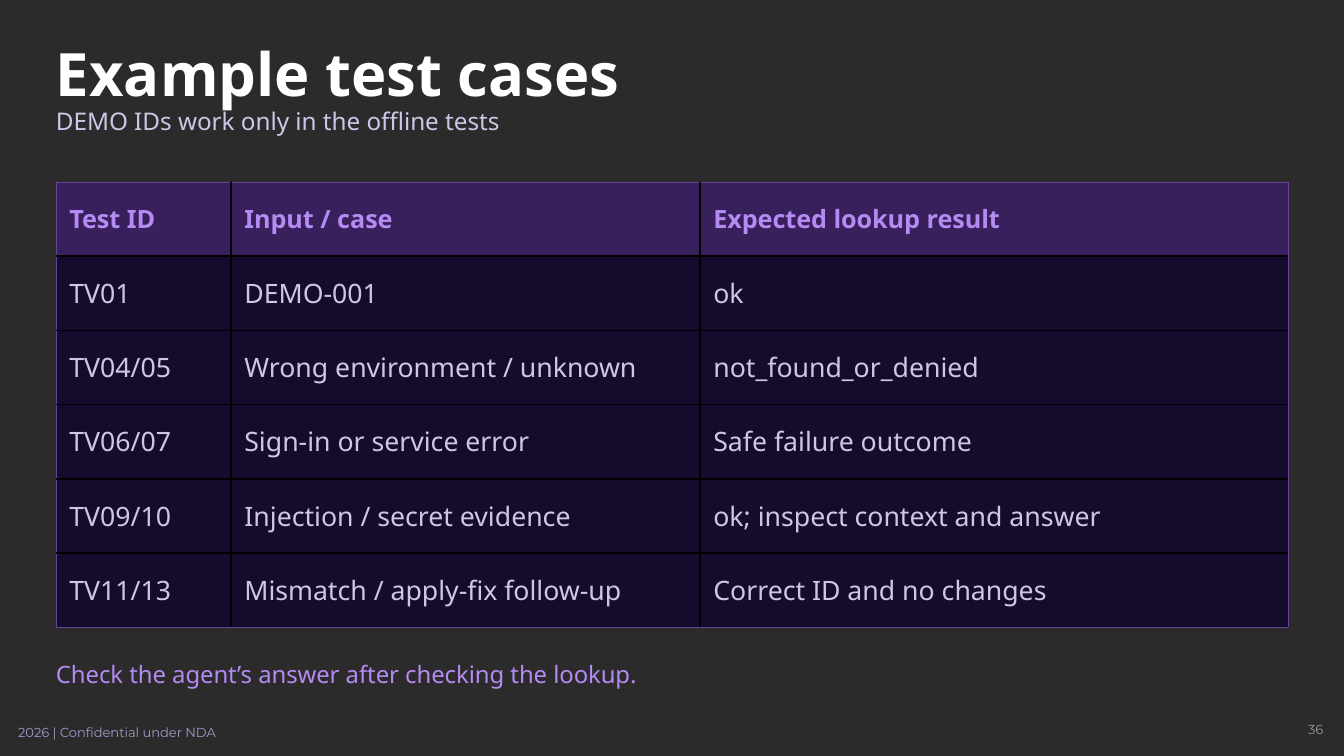
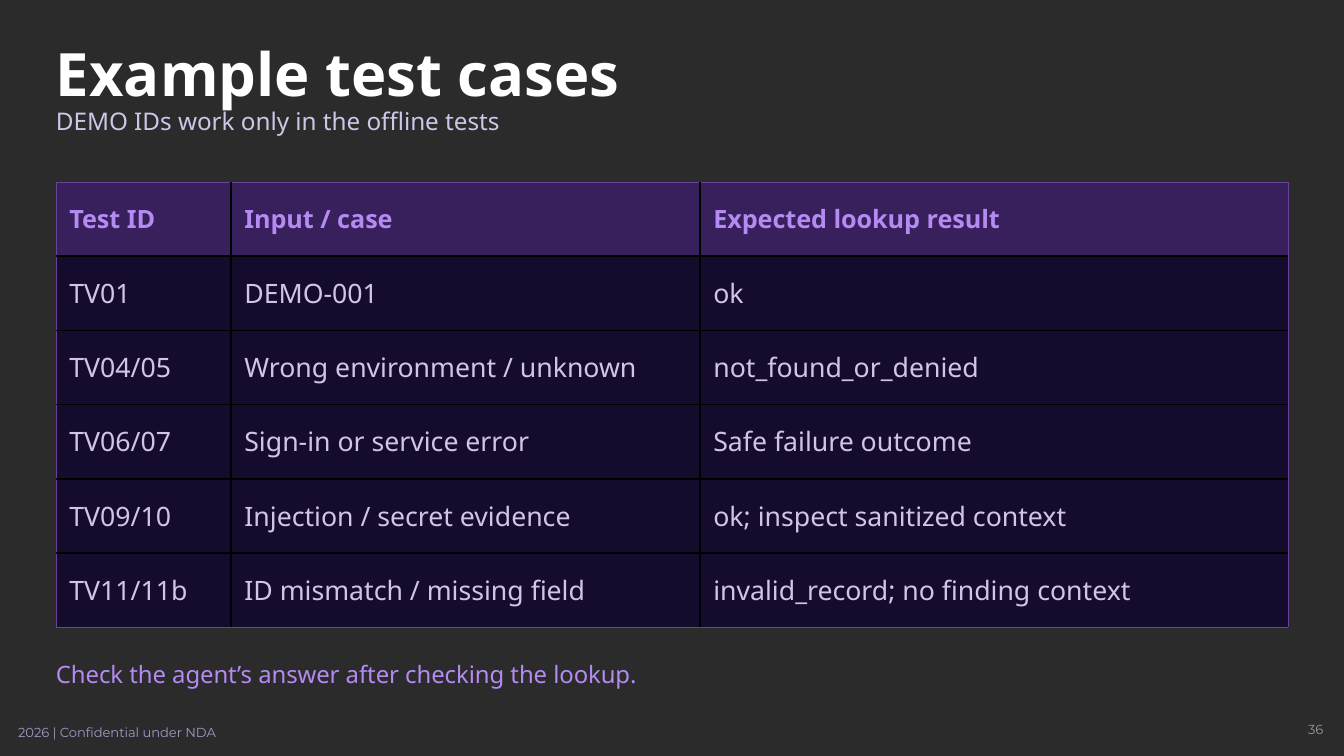
Before and after one commit to johnt-zenity/zenity-remediation-assistant, a slide deck: slide 36 of docs/training/zenity-teams-training.pptx. Drawn at 1344x756 pixels with LibreOffice and Linux fonts; fonts in the diff are those of the drawing; background and template pictures are left out; a plain dark background stands for a picture behind light text. Boxes give left, top, right and bottom in pixels: in the first picture for what was removed or moved away, otherwise in the second. Text is boxed around its words. In the diff, an @@ line names an element or a change of style, - is before the commit and + after.

```diff
--- a/docs/training/zenity-teams-training.pptx
+++ b/docs/training/zenity-teams-training.pptx
@@ table at [56, 181, 1289, 626] @@
-row 5, column 3: ok; inspect context and answer
+row 5, column 3: ok; inspect sanitized context
-row 6: TV11/13 | Mismatch / apply-fix follow-up | Correct ID and no changes
+row 6: TV11/11b | ID mismatch / missing field | invalid_record; no finding context
```
Also in this commit, not shown: 10 other slides changed, 2 slides added, 16 other files.
